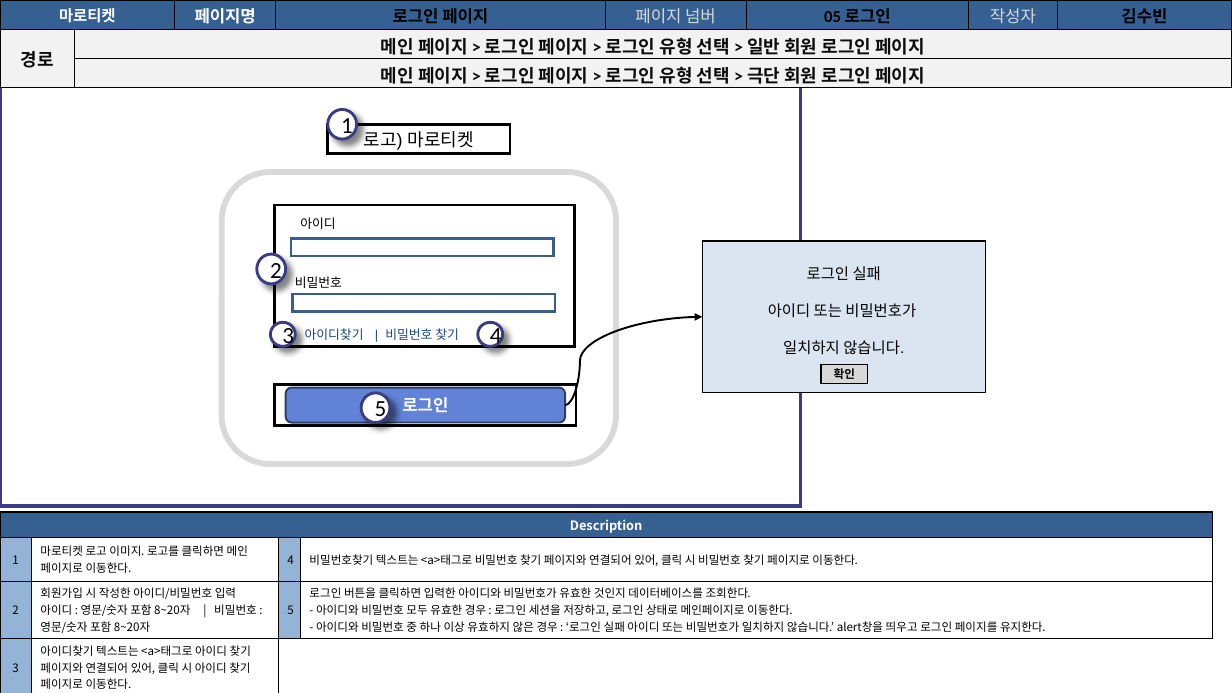
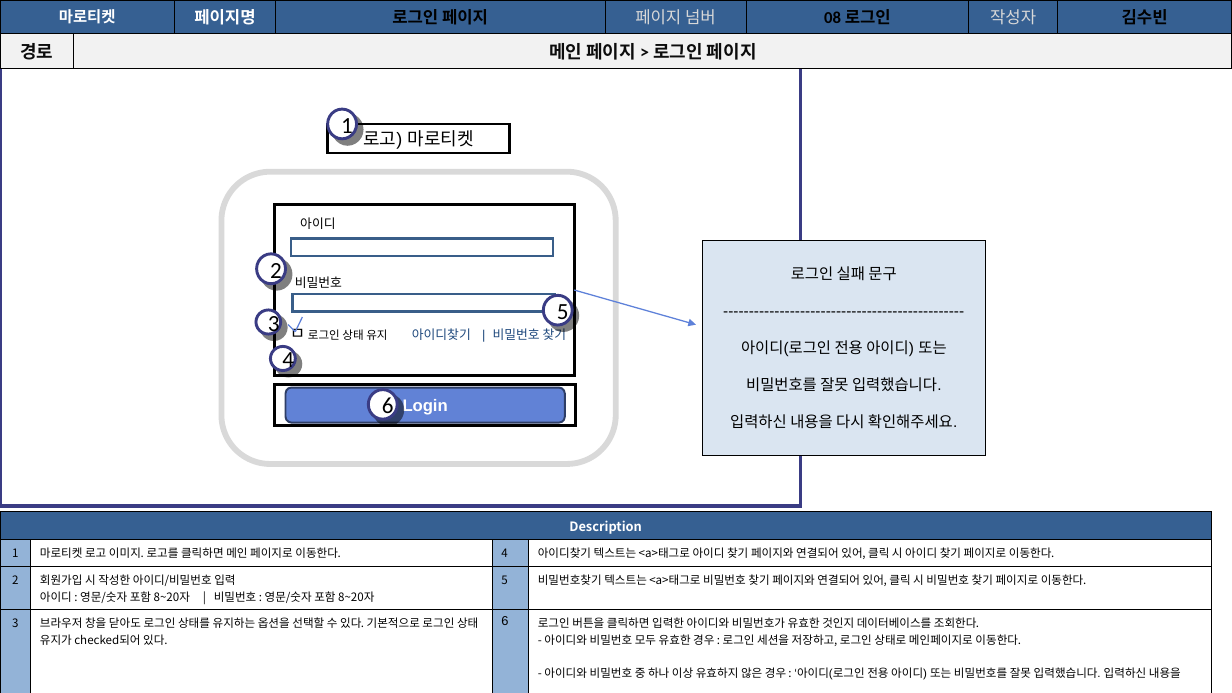
Before and after one commit to Soobinnni/Marroticket, a slide deck: slide 40 of 프로젝트 산출물/9. 스토리보드/마로티켓 사용자 스토리보드.pptx (slide 33 before the commit). Drawn at 1232x693 pixels with LibreOffice and Linux fonts; fonts in the diff are those of the drawing. Boxes give left, top, right and bottom in pixels: in the first picture for what was removed or moved away, otherwise in the second. Text is boxed around its words. In the diff, an @@ line names an element or a change of style, - is before the commit and + after.

```diff
--- a/프로젝트 산출물/9. 스토리보드/마로티켓 사용자 스토리보드.pptx
+++ b/프로젝트 산출물/9. 스토리보드/마로티켓 사용자 스토리보드.pptx
@@ table at (x1=0, y1=0, x2=1232, y2=303) @@
-row 1: 마로티켓 |  | 페이지명 | 로그인 페이지 | 페이지 넘버 | 05 로그인 | 작성자 | 김수빈
-row 2: 경로 | 메인 페이지 > 로그인 페이지 > 로그인 유형 선택 > 일반 회원 로그인 페이지 |  |  |  |  |  | 
-row 3:  | 메인 페이지 > 로그인 페이지 > 로그인 유형 선택 > 극단 회원 로그인 페이지 |  |  |  |  |  | 
+row 1: 마로티켓 |  | 페이지명 | 로그인 페이지 | 페이지 넘버 | 08 로그인 | 작성자 | 김수빈
+row 2: 경로 | 메인 페이지 > 로그인 페이지 |  |  |  |  |  | 
@@ rectangle at (x1=0, y1=59, x2=800, y2=506): outline #3A3C84 3 pt to #3A3C84 3.03 pt @@
@@ rounded rectangle at (x1=222, y1=172, x2=616, y2=464): outline #D9D9D9 4.5 pt to #D9D9D9 4.54 pt @@
@@ outline #000000 2 pt to #000000 2.01 pt in 3 elements at (x1=327, y1=124, x2=509, y2=153), (x1=274, y1=384, x2=576, y2=425), (x1=274, y1=204, x2=574, y2=375) @@
@@ rectangle resized from (x1=274, y1=205, x2=574, y2=347) to (x1=274, y1=204, x2=574, y2=375) @@
@@ rectangle "로그인 실패 문구" resized from (x1=702, y1=241, x2=985, y2=393) to (x1=702, y1=240, x2=985, y2=456) @@
@@ rectangle "로그인 실패 문구" at (x1=702, y1=240, x2=985, y2=456): outline #000000 1 pt to #000000 0.99 pt @@
@@ text in rectangle at (x1=730, y1=266, x2=958, y2=429): text changed @@
-로그인 실패
-아이디 또는 비밀번호가
-일치하지 않습니다.
+로그인 실패 문구
+-----------------------------------------------
+아이디(로그인 전용 아이디) 또는 비밀번호를 잘못 입력했습니다.
+입력하신 내용을 다시 확인해주세요.
@@ rectangle at (x1=293, y1=294, x2=555, y2=311): outline #395E89 2 pt to #395E89 2.01 pt @@
@@ outline #3A3C84 2.25 pt to #3A3C84 2.27 pt; shadow changed in 5 elements at (x1=257, y1=254, x2=286, y2=284), (x1=327, y1=109, x2=356, y2=139), (x1=256, y1=310, x2=281, y2=334), (x1=271, y1=347, x2=296, y2=371), (x1=543, y1=295, x2=572, y2=324) @@
@@ ellipse "5" moved from (x1=361, y1=393, x2=390, y2=422) to (x1=543, y1=295, x2=572, y2=324) @@
@@ arrow added from (574, 290) to (696, 324), #5E81D9 0.99 pt @@
@@ ellipse "3" moved from (x1=271, y1=323, x2=296, y2=347) to (x1=256, y1=310, x2=281, y2=334) @@
@@ line added from (288, 324) to (295, 332), #5E81D9 0.99 pt @@
@@ text added at (x1=290, y1=322, x2=387, y2=340), 9 pt, text #000000 @@
+ㅁ 로그인 상태 유지
@@ line added from (302, 317) to (295, 332), #5E81D9 0.99 pt @@
@@ text "아이디찾기 | 비밀번호 찾기" moved from (x1=305, y1=328, x2=459, y2=340) to (x1=412, y1=326, x2=567, y2=340) @@
@@ curved arrow removed from (565, 405) to (702, 317) @@
@@ ellipse "4" moved from (x1=478, y1=323, x2=503, y2=347) to (x1=271, y1=347, x2=296, y2=371) @@
@@ rectangle removed at (x1=821, y1=364, x2=868, y2=383) @@
-확인
@@ ellipse added at (x1=368, y1=390, x2=396, y2=420), fill #FFFFFF, outline #3A3C84 2.27 pt, 18 pt, text #000000 @@
+6
@@ text in rounded rectangle at (x1=403, y1=399, x2=448, y2=415): text changed @@
-로그인
+Login
@@ table at (x1=0, y1=512, x2=1210, y2=693) @@
-row 2, column 4: 비밀번호찾기 텍스트는 <a>태그로 비밀번호 찾기 페이지와 연결되어 있어, 클릭 시 비밀번호 찾기 페이지로 이동한다.
+row 2, column 4: 아이디찾기 텍스트는 <a>태그로 아이디 찾기 페이지와 연결되어 있어, 클릭 시 아이디 찾기 페이지로 이동한다.
-row 3, column 4: 로그인 버튼을 클릭하면 입력한 아이디와 비밀번호가 유효한 것인지 데이터베이스를 조회한다. / - 아이디와 비밀번호 모두 유효한 경우 : 로그인 세션을 저장하고, 로그인 상태로 메인페이지로 이동한다. / - 아이디와 비밀번호 중 하나 이상 유효하지 않은 경우 : ‘로그인 실패 아이디 또는 비밀번호가 일치하지 않습니다.’ alert창을 띄우고 로그인 페이지를 유지한다.
+row 3, column 4: 비밀번호찾기 텍스트는 <a>태그로 비밀번호 찾기 페이지와 연결되어 있어, 클릭 시 비밀번호 찾기 페이지로 이동한다.
-row 4: 3 | 아이디찾기 텍스트는 <a>태그로 아이디 찾기 페이지와 연결되어 있어, 클릭 시 아이디 찾기 페이지로 이동한다. |  | 
+row 4: 3 | 브라우저 창을 닫아도 로그인 상태를 유지하는 옵션을 선택할 수 있다. 기본적으로 로그인 상태 유지가 checked되어 있다. | 6 | 로그인 버튼을 클릭하면 입력한 아이디와 비밀번호가 유효한 것인지 데이터베이스를 조회한다. / - 아이디와 비밀번호 모두 유효한 경우 : 로그인 세션을 저장하고, 로그인 상태로 메인페이지로 이동한다. / - 아이디와 비밀번호 중 하나 이상 유효하지 않은 경우 : ‘아이디(로그인 전용 아이디) 또는 비밀번호를 잘못 입력했습니다. 입력하신 내용을 다시 확인해주세요’를 텍스트로 알린다.
@@ fill none to #93B3D7 in row 4, column 3 @@
@@ borders changed @@
```
Also in this commit, not shown: 47 other slides changed, 13 slides added, 1 slide removed, 36 other files.
